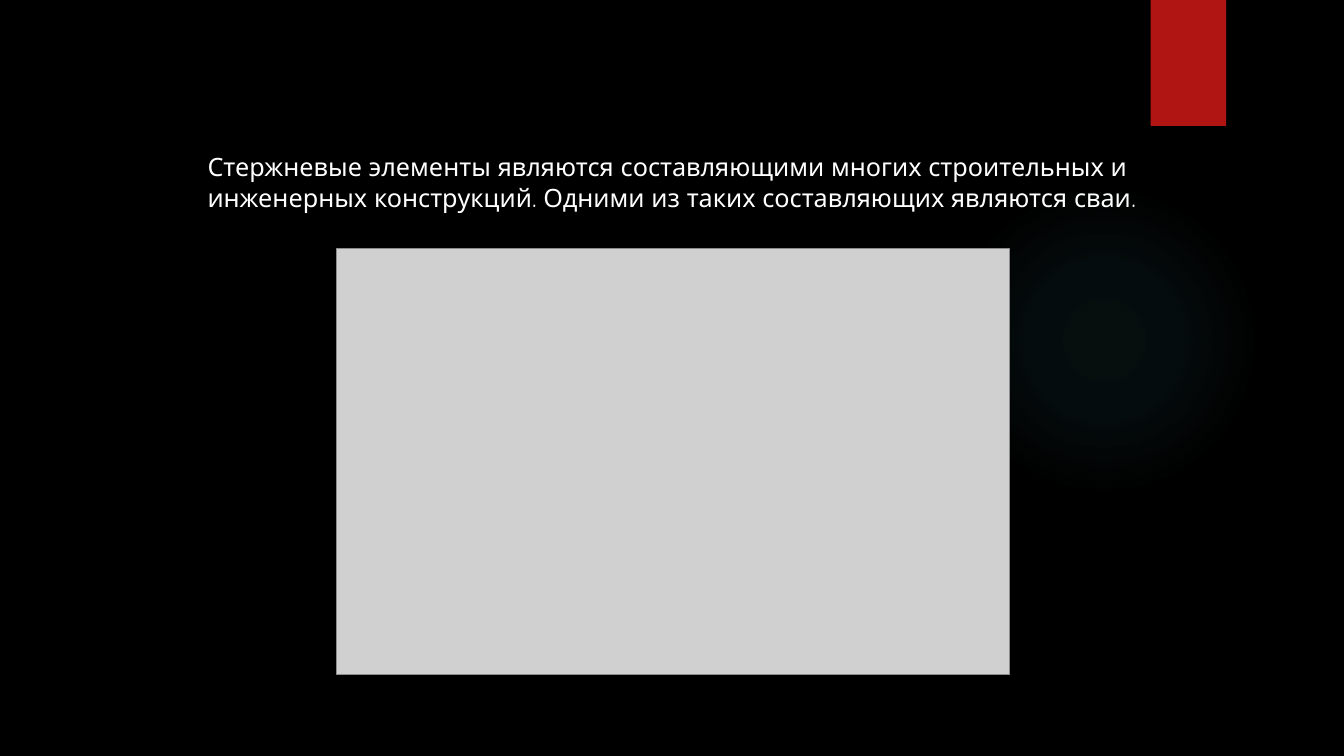
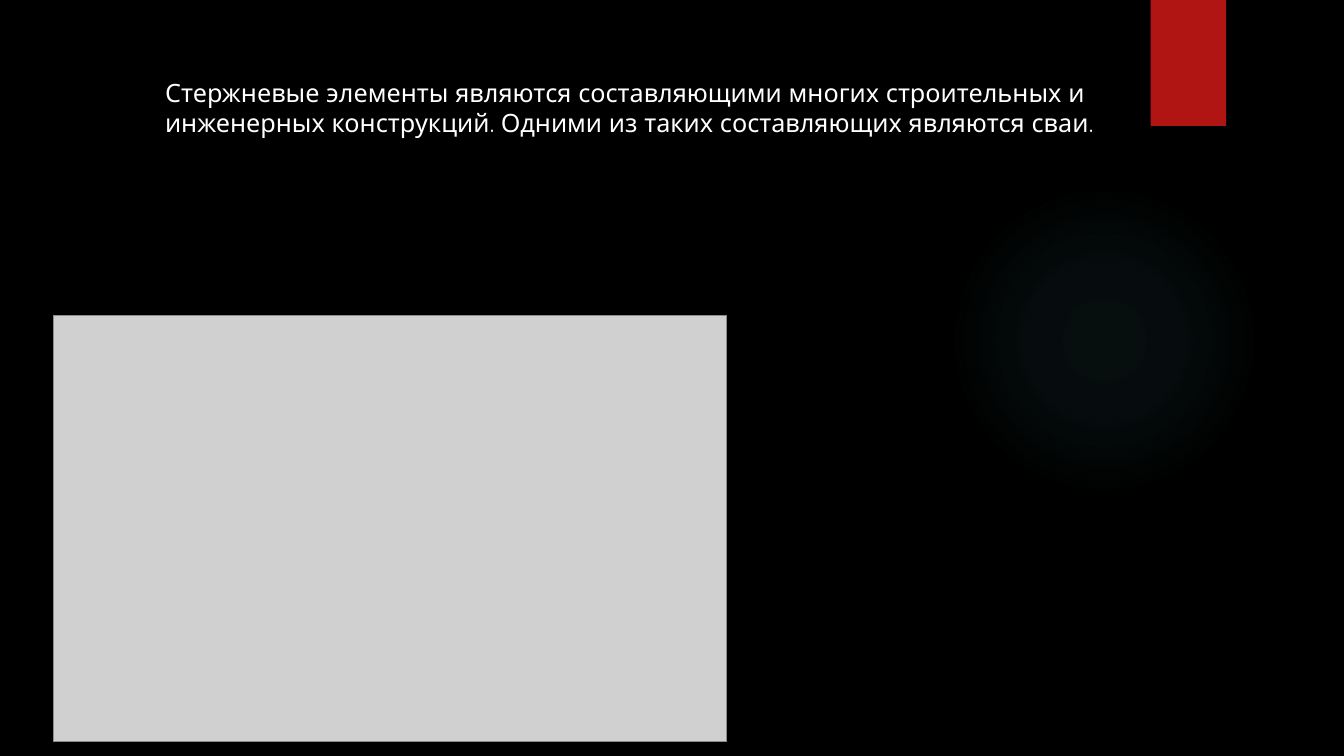
Before and after one commit to dimonFPM/diplom_mag, a slide deck: slide 2 of файлы/презентация/Курсовая_лето_2021_Снетков.pptx. Drawn at 1344x756 pixels with LibreOffice and Linux fonts; fonts in the diff are those of the drawing; grey boxes stand for pictures; background and template pictures are left out. Boxes give left, top, right and bottom in pixels: in the first picture for what was removed or moved away, otherwise in the second. Text is boxed around its words. In the diff, an @@ line names an element or a change of style, - is before the commit and + after.

```diff
--- a/файлы/презентация/Курсовая_лето_2021_Снетков.pptx
+++ b/файлы/презентация/Курсовая_лето_2021_Снетков.pptx
@@ text "Стержневые элементы являются составляющими многих ...": place and size @@
-text "Стержневые элементы являются составляющими многих ..." at (208,157,1131,213)
+text "Стержневые элементы являются составляющими многих ..." at (165,83,1089,138)
@@ picture: place and size @@
-picture at (337,249,1010,676)
+picture at (53,316,727,742)
```
Also in this commit, not shown: 1 slide added, 1 slide removed, 2 other files.
